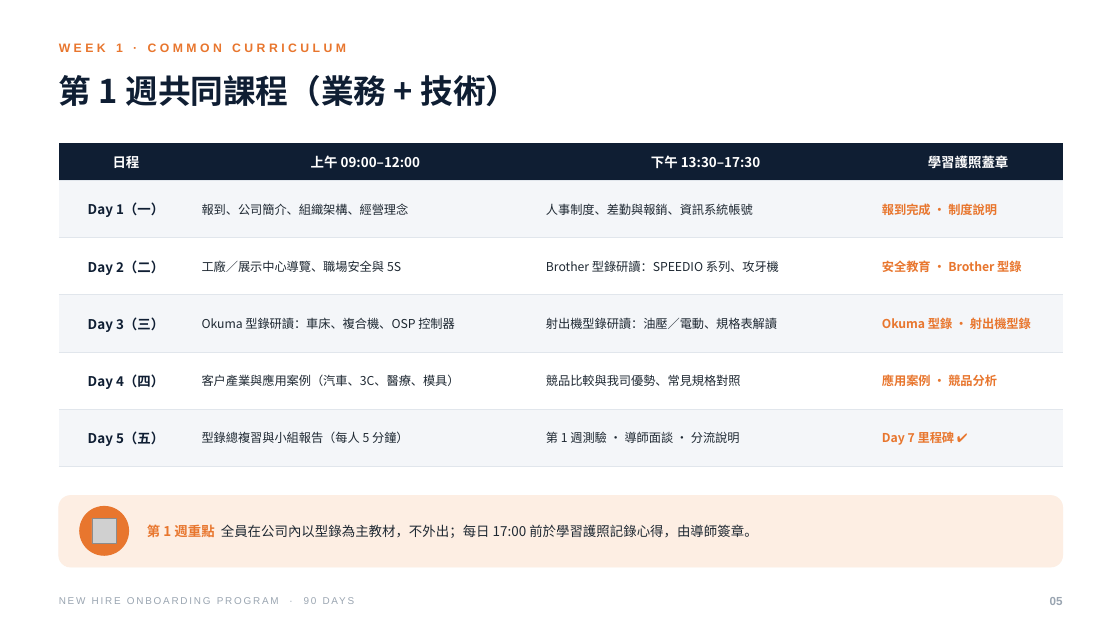
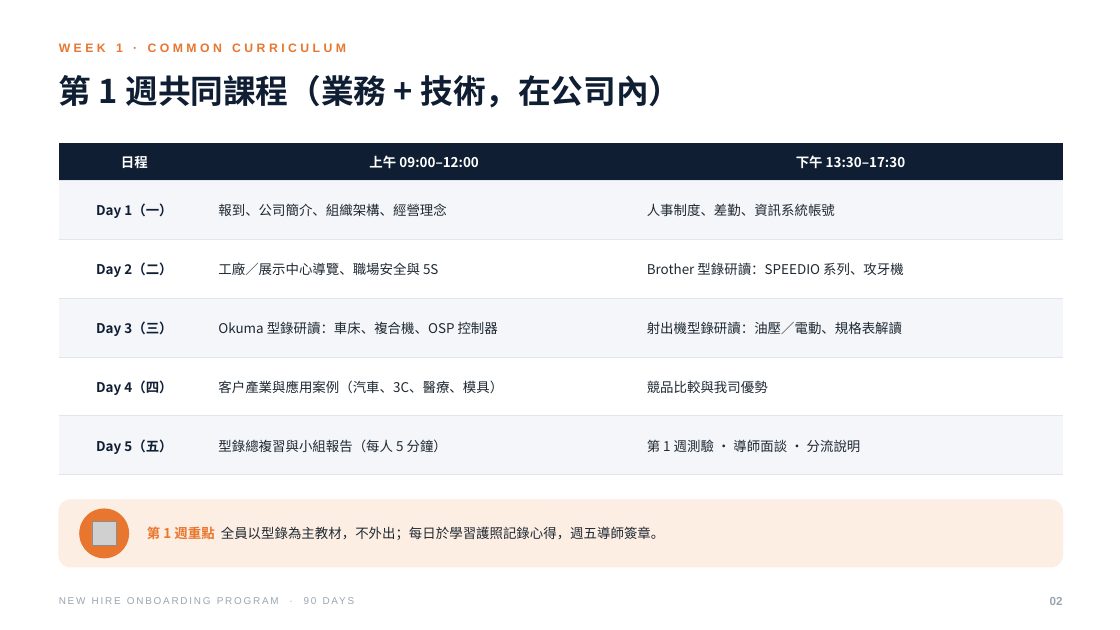
Before and after one commit to KiyotaJesse/apex-public-data, a slide deck: slide 3 of 新人90天教育訓練計畫.pptx (slide 6 before the commit). Drawn at 1120x630 pixels with LibreOffice and Linux fonts; fonts in the diff are those of the drawing; grey boxes stand for pictures. Boxes give left, top, right and bottom in pixels: in the first picture for what was removed or moved away, otherwise in the second. Text is boxed around its words. In the diff, an @@ line names an element or a change of style, - is before the commit and + after.

```diff
--- a/新人90天教育訓練計畫.pptx
+++ b/新人90天教育訓練計畫.pptx
@@ text at [59, 75, 681, 108]: text changed @@
-第 1 週共同課程（業務 + 技術）
+第 1 週共同課程（業務 + 技術，在公司內）
@@ table at [59, 143, 1063, 458] @@
-column 3: 下午 13:30–17:30 | 人事制度、差勤與報銷、資訊系統帳號 | Brother 型錄研讀：SPEEDIO 系列、攻牙機 | 射出機型錄研讀：油壓／電動、規格表解讀 | 競品比較與我司優勢、常見規格對照 | 第 1 週測驗 ・ 導師面談 ・ 分流說明
-column 4: 學習護照蓋章 | 報到完成 ・ 制度說明 | 安全教育 ・ Brother 型錄 | Okuma 型錄 ・ 射出機型錄 | 應用案例 ・ 競品分析 | Day 7 里程碑 ✔
+column 3: 下午 13:30–17:30 | 人事制度、差勤、資訊系統帳號 | Brother 型錄研讀：SPEEDIO 系列、攻牙機 | 射出機型錄研讀：油壓／電動、規格表解讀 | 競品比較與我司優勢 | 第 1 週測驗 ・ 導師面談 ・ 分流說明
@@ rounded rectangle: place and size @@
-rounded rectangle at [59, 496, 1063, 567]
+rounded rectangle at [59, 500, 1063, 567]
@@ rounded rectangle at [59, 500, 1063, 567]: proportions changed @@
@@ picture: place and size @@
-picture at [92, 518, 116, 543]
+picture at [92, 522, 116, 546]
@@ text at [147, 524, 664, 542]: text changed @@
-第 1 週重點 全員在公司內以型錄為主教材，不外出；每日 17:00 前於學習護照記錄心得，由導師簽章。
+第 1 週重點 全員以型錄為主教材，不外出；每日於學習護照記錄心得，週五導師簽章。
@@ text at [1050, 597, 1063, 605]: text changed @@
-05
+02
```
Also in this commit, not shown: 5 other slides changed, 1 slide added, 14 slides removed.
